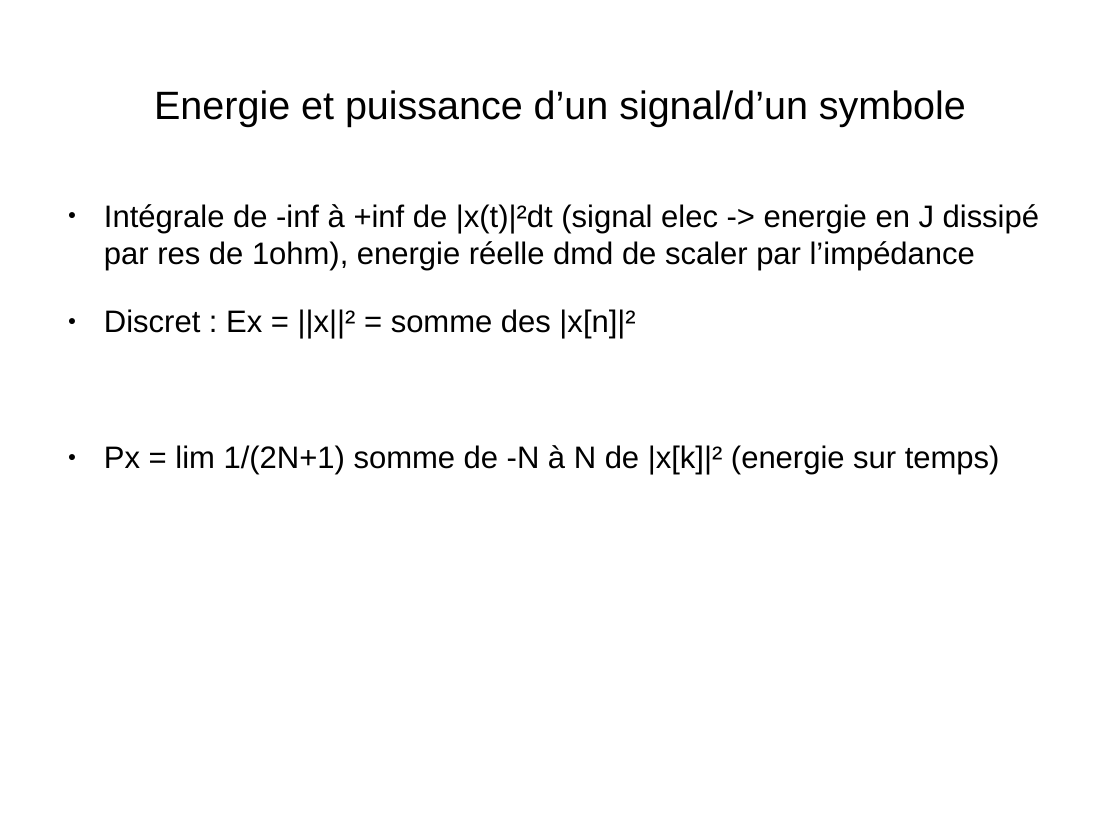
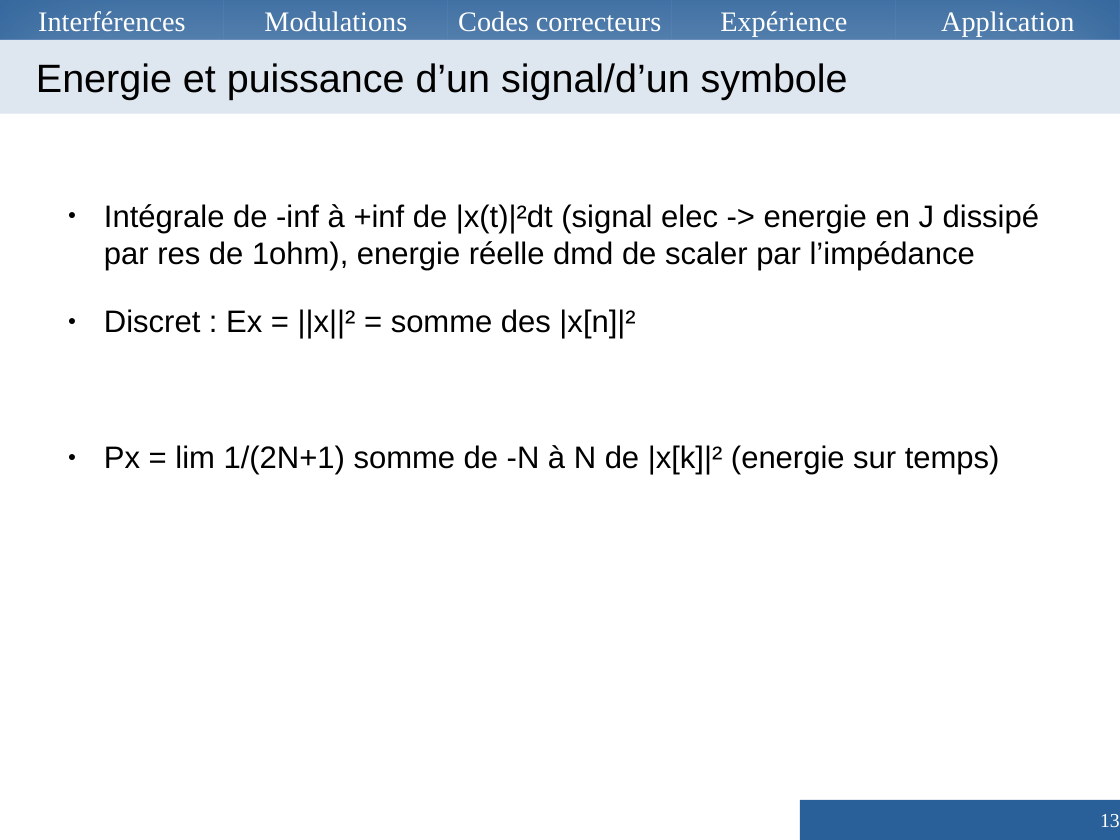
Before and after one commit to Vzrod/tipe, a slide deck: slide 13 of TIPE.odp. Drawn at 1120x840 pixels with LibreOffice and Linux fonts; fonts in the diff are those of the drawing. Boxes give left, top, right and bottom in pixels: in the first picture for what was removed or moved away, otherwise in the second. Text is boxed around its words. In the diff, an @@ line names an element or a change of style, - is before the commit and + after.

```diff
--- a/TIPE.odp
+++ b/TIPE.odp
@@ rectangle added at <box>0,0,224,40</box>, fill #2A6099, outline #3465A4 0 pt, 20 pt, text #FFFFFF @@
+Interférences
@@ rectangle added at <box>224,0,447,40</box>, fill #2A6099, outline #3465A4 0 pt, 20 pt, text #FFFFFF @@
+Modulations
@@ rectangle added at <box>448,0,672,40</box>, fill #2A6099, outline #3465A4 0 pt, 20 pt, text #FFFFFF @@
+Codes correcteurs
@@ rectangle added at <box>672,0,895,40</box>, fill #2A6099, outline #3465A4 0 pt, 20 pt, text #FFFFFF @@
+Expérience
@@ rectangle added at <box>896,0,1120,40</box>, fill #2A6099, outline #3465A4 0 pt, 20 pt, text #FFFFFF @@
+Application
@@ title "Energie et puissance d’un signal/d’un ...": place and size @@
-title "Energie et puissance d’un signal/d’un ..." at <box>154,90,966,127</box>
+title "Energie et puissance d’un signal/d’un ..." at <box>0,40,1120,114</box>
@@ title "Energie et puissance d’un signal/d’un ..." at <box>0,40,1120,114</box>: alignment centre to left; indent changed; fill none to #DEE6EF; shadow on @@
@@ page number added at <box>800,800,1120,839</box>, fill #2A6099, 14 pt, text #FFFFFF @@
+13
```
Also in this commit, not shown: 21 other slides changed, 2 slides added, 2 slides removed, 7 other files.
